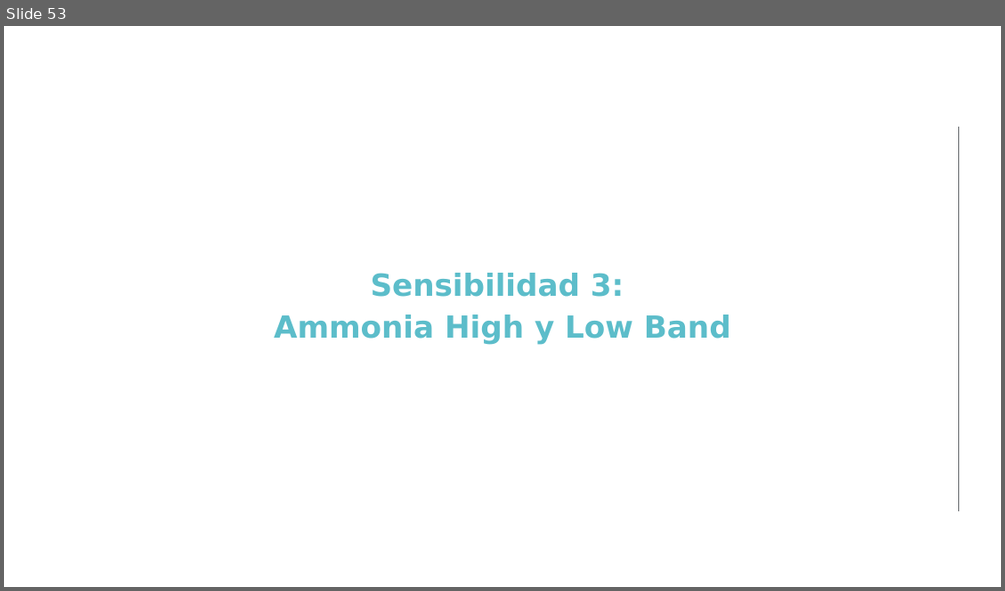
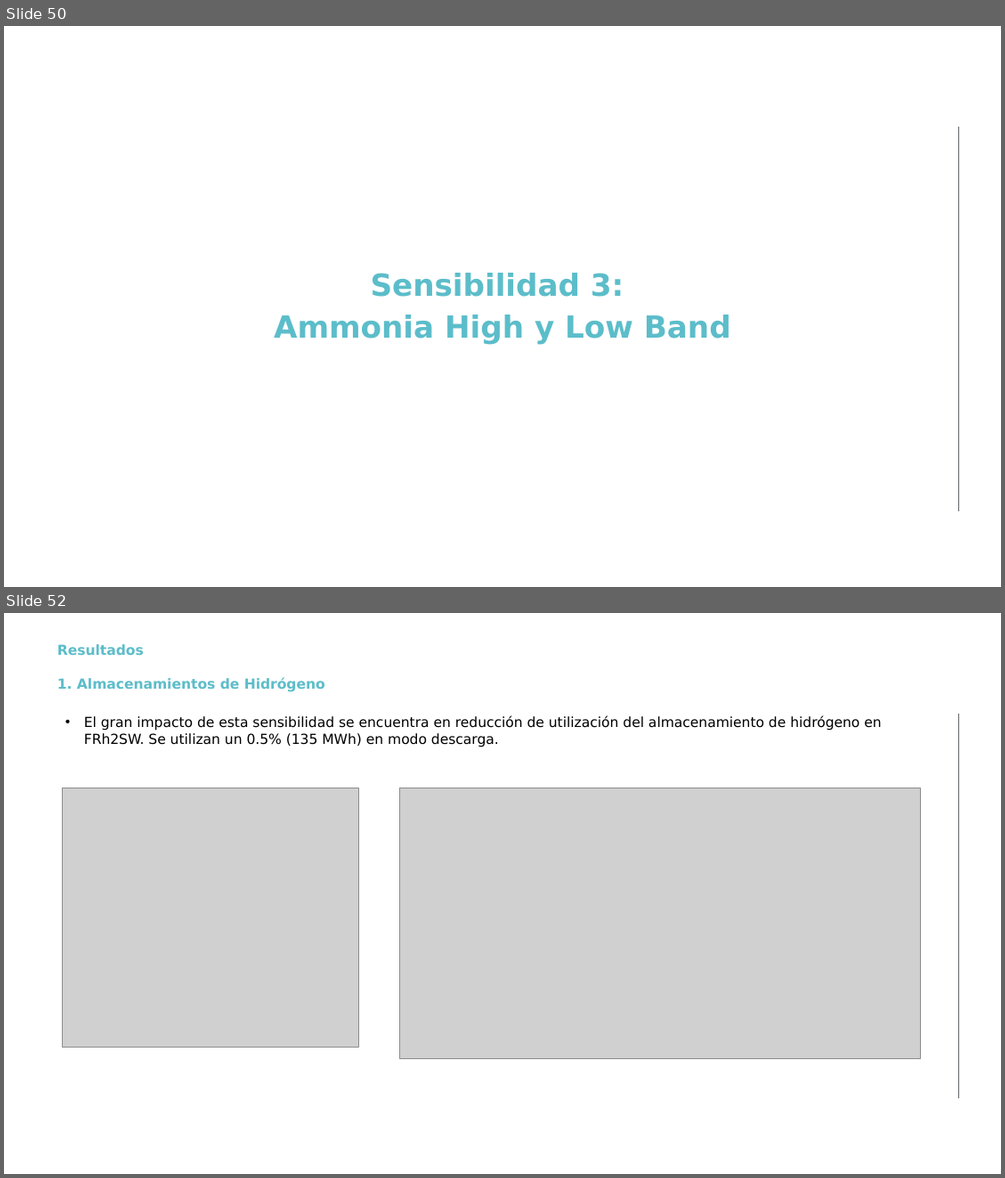
Before and after one commit to anabatres28-png/Dispatching-Project-in-PypSA, a slide deck: hojas_de_datos/presentación.pptx. Shown one above the other, each under a label of ours: slide 53 before the commit, slides 50 and 52 after it; the slides between them are not shown. The pictures are 1005x591 and 1005x1178 pixels, drawn with LibreOffice and Linux fonts; fonts in the diff are those of the drawing; grey boxes stand for pictures; background and template pictures are left out. Boxes give left, top, right and bottom in pixels: in the first picture for what was removed or moved away, otherwise in the second. Text is boxed around its words. In the diff, an @@ line names an element or a change of style, - is before the commit and + after.

```diff
--- a/hojas_de_datos/presentación.pptx
+++ b/hojas_de_datos/presentación.pptx
@@ slide 52 added at (4, 613, 1001, 1174), background #FFFFFF; not listed: 1 template element that a slide beside it also shows @@
@@ text added at (57, 644, 325, 692), 10 pt, text #5CBDCA, bold @@
+Resultados
+1. Almacenamientos de Hidrógeno
@@ text added at (84, 715, 881, 747), 10 pt, text #000000 @@
+• El gran impacto de esta sensibilidad se encuentra en reducción de utilización del almacenamiento de hidrógeno en FRh2SW. Se utilizan un 0.5% (135 MWh) en modo descarga.
@@ picture added at (62, 787, 359, 1046) @@
@@ picture added at (400, 787, 921, 1059) @@
@@ what was slide 53 is now slide 50 @@
```
Also in this commit, not shown: 12 slides changed, 48 other slides added, 47 slides removed, 22 other files.
